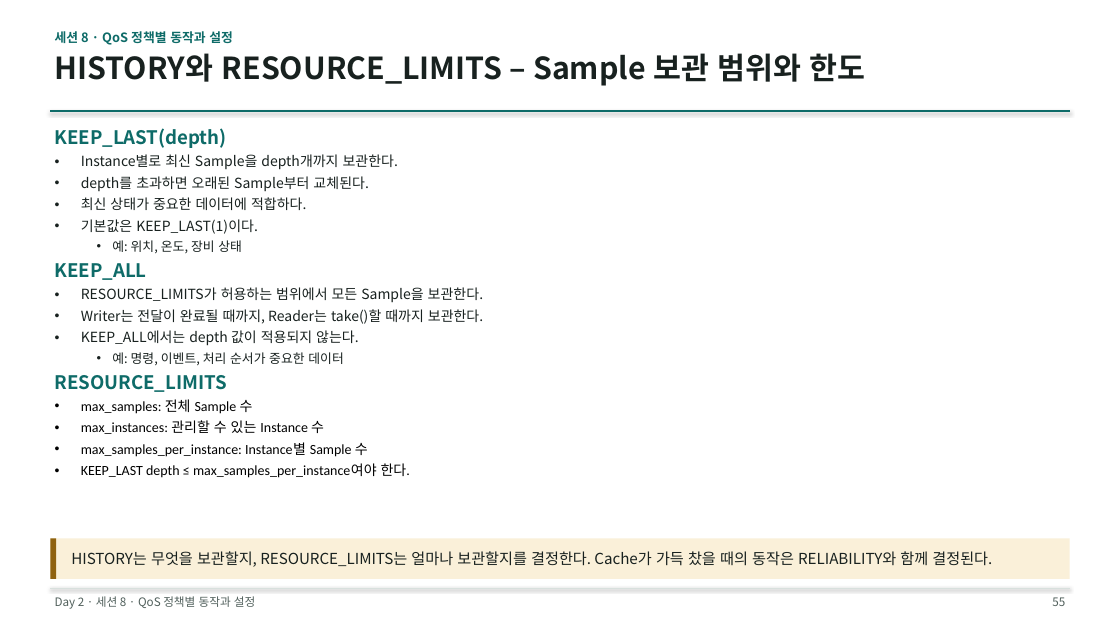
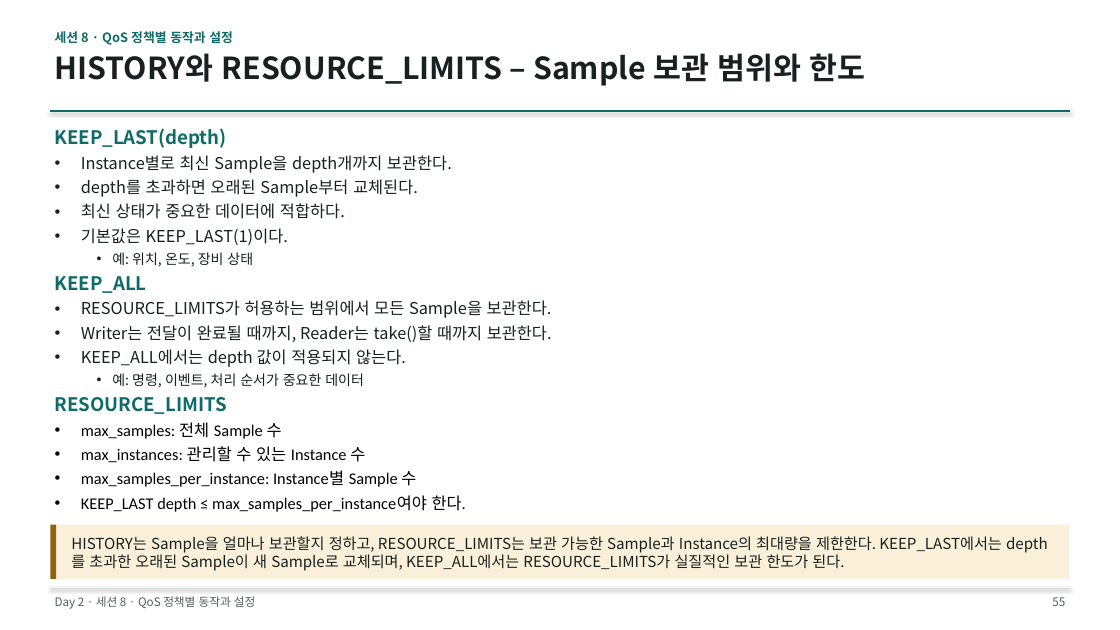
Before and after one commit to IntellectusCorp/int2DDS-lecture, a slide deck: slide 53 of int2dds-lecture.pptx. Drawn at 1120x630 pixels with LibreOffice and Linux fonts; fonts in the diff are those of the drawing. Boxes give left, top, right and bottom in pixels: in the first picture for what was removed or moved away, otherwise in the second. Text is boxed around its words. In the diff, an @@ line names an element or a change of style, - is before the commit and + after.

```diff
--- a/int2dds-lecture.pptx
+++ b/int2dds-lecture.pptx
@@ text at bbox=[81, 155, 552, 512]: size 12 to 14 pt in "Instance별로 최신 Sample을 depth개까지 보관한다.", "depth를 초과하면 오래된 Sample부터 교체된다.", "최신 상태가 중요한 데이터에 적합하다.", "기본값은 KEEP_LAST(1)이다." and 7 more places; size 11 to 12 pt in "예: 위치, 온도, 장비 상태", "예: 명령, 이벤트, 처리 순서가 중요한 데이터" @@
@@ rectangle: place and size @@
-rectangle at bbox=[50, 539, 1070, 579]
+rectangle at bbox=[50, 525, 1070, 580]
@@ rectangle: place and size @@
-rectangle at bbox=[50, 539, 56, 579]
+rectangle at bbox=[50, 525, 56, 579]
@@ text at bbox=[71, 536, 1002, 571]: text changed @@
-HISTORY는 무엇을 보관할지, RESOURCE_LIMITS는 얼마나 보관할지를 결정한다. Cache가 가득 찼을 때의 동작은 RELIABILITY와 함께 결정된다.
+HISTORY는 Sample을 얼마나 보관할지 정하고, RESOURCE_LIMITS는 보관 가능한 Sample과 Instance의 최대량을 제한한다. KEEP_LAST에서는 depth를 초과한 오래된 Sample이 새 Sample로 교체되며, KEEP_ALL에서는 RESOURCE_LIMITS가 실질적인 보관 한도가 된다.
```
Also in this commit, not shown: 14 other slides changed, 6 slides added, 5 slides removed.
